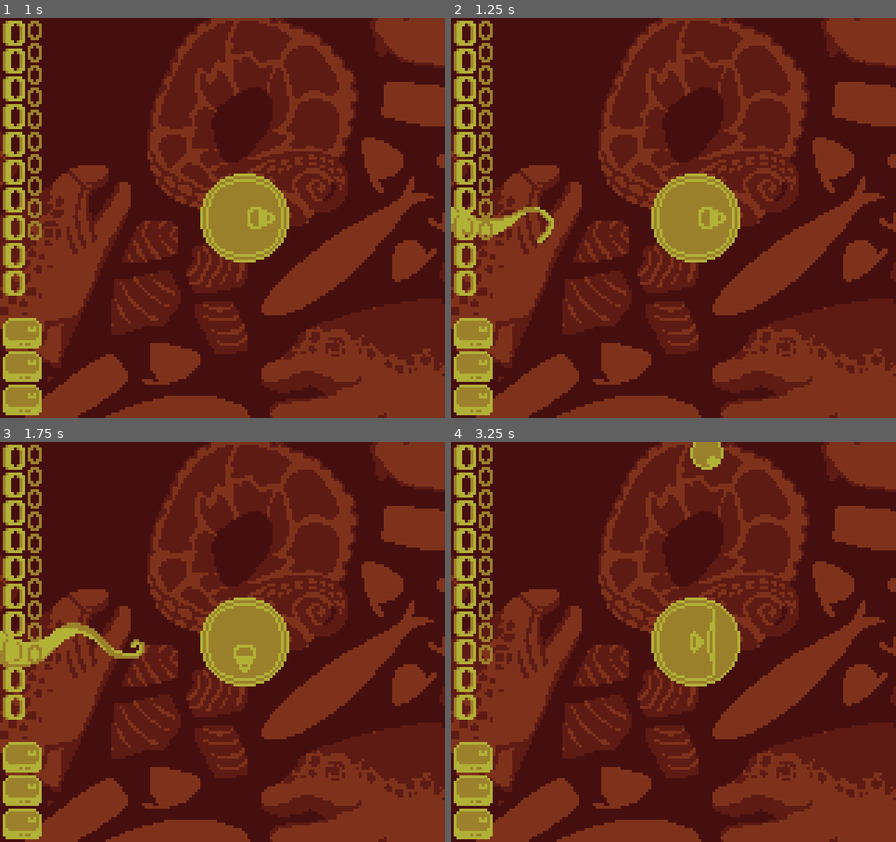
Above: before the commit, frames 1-4 (two rows, left to right).
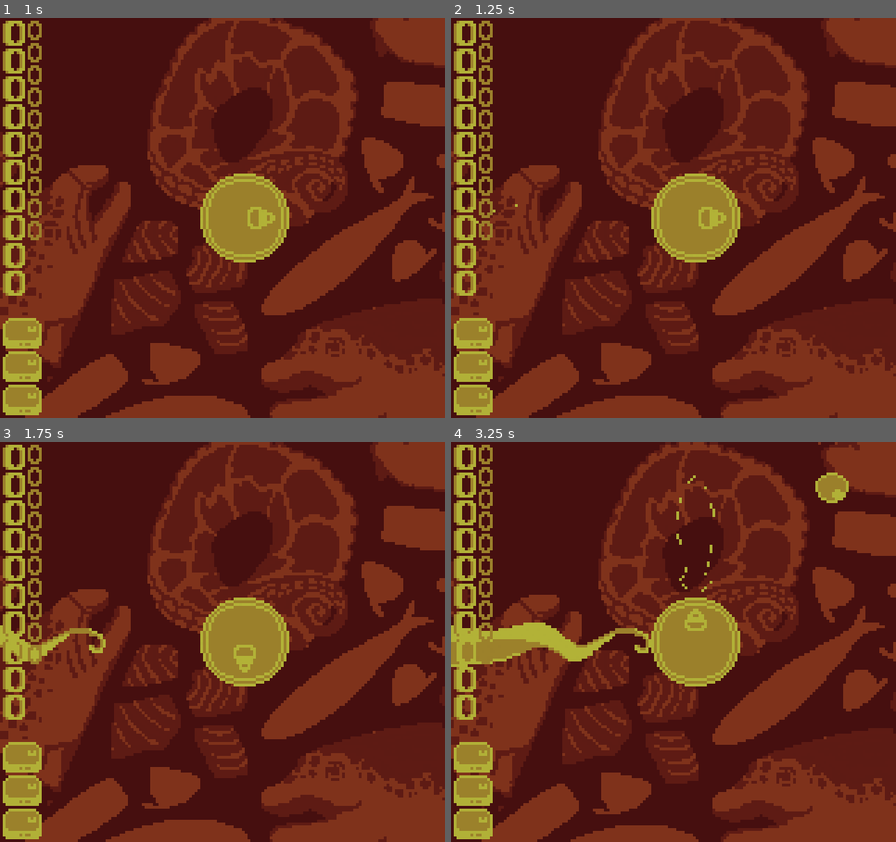
Above: after the commit, the same moments.

Repository: sym-z/gbjam-12
Game: Godot game, scene res://scenes/load_scene.tscn
Same seed, same stepped clock (60 frames per second), same inputs: the game is played once before the commit and once after it.
Inputs:
- Up to frame 1 (1 s): tap Enter (START) at 0.5 s; hold D (DPAD-RIGHT) from 0.53 s (still down); tap L (A) at 0.6 s
- Up to frame 2 (1.25 s): keep holding D (DPAD-RIGHT)
- Up to frame 3 (1.75 s): release D (DPAD-RIGHT) at 1.28 s; hold S (DPAD-DOWN) from 1.28 s (still down); tap L (A) at 1.35 s
- Up to frame 4 (3.25 s): release S (DPAD-DOWN) at 2.03 s; hold D (DPAD-RIGHT) 2.03-2.78 s; tap K (B) at 2.1 s; tap L (A) at 2.3, 3.05 s; hold W (DPAD-UP) from 2.78 s (still down); tap Shift (SELECT) at 2.85 s

Frame 1 is identical in both runs. In frame 2, 0.6% of the frame differs, in the area x 0-24%, y 46-57%; in frame 3, 0.8%; in frame 4, 18%, in the area x 0-100%, y 0-100%.

Commit message:
Tentacle birth death anim

Diff:
--- a/game-files/scenes/bad_guy.tscn
+++ b/game-files/scenes/bad_guy.tscn
@@ -1,7 +1,109 @@
-[gd_scene load_steps=21 format=3 uid="uid://d2dk6axl8a5gy"]
+[gd_scene load_steps=48 format=3 uid="uid://d2dk6axl8a5gy"]
 
 [ext_resource type="Script" path="res://scripts/bad_guy.gd" id="1_qcadk"]
 [ext_resource type="Texture2D" uid="uid://bdhxihbqpf0bw" path="res://tilesets/tentacle.png" id="2_gbfrf"]
+[ext_resource type="Texture2D" uid="uid://c7ks6jjguvf0a" path="res://tilesets/tentacle_birth.png" id="2_u4yxi"]
+[ext_resource type="Texture2D" uid="uid://dgieawg6xejc3" path="res://tilesets/tentacle_death.png" id="3_ehc4u"]
+
+[sub_resource type="AtlasTexture" id="AtlasTexture_3sulf"]
+atlas = ExtResource("2_u4yxi")
+region = Rect2(0, 0, 16, 88)
+
+[sub_resource type="AtlasTexture" id="AtlasTexture_xrnb2"]
+atlas = ExtResource("2_u4yxi")
+region = Rect2(16, 0, 16, 88)
+
+[sub_resource type="AtlasTexture" id="AtlasTexture_gkwb1"]
+atlas = ExtResource("2_u4yxi")
+region = Rect2(32, 0, 16, 88)
+
+[sub_resource type="AtlasTexture" id="AtlasTexture_dacbs"]
+atlas = ExtResource("2_u4yxi")
+region = Rect2(48, 0, 16, 88)
+
+[sub_resource type="AtlasTexture" id="AtlasTexture_fsmeg"]
+atlas = ExtResource("2_u4yxi")
+region = Rect2(64, 0, 16, 88)
+
+[sub_resource type="AtlasTexture" id="AtlasTexture_ldxj4"]
+atlas = ExtResource("2_u4yxi")
+region = Rect2(80, 0, 16, 88)
+
+[sub_resource type="AtlasTexture" id="AtlasTexture_cqahg"]
+atlas = ExtResource("2_u4yxi")
+region = Rect2(96, 0, 16, 88)
+
+[sub_resource type="AtlasTexture" id="AtlasTexture_vg2qw"]
+atlas = ExtResource("2_u4yxi")
+region = Rect2(112, 0, 16, 88)
+
+[sub_resource type="AtlasTexture" id="AtlasTexture_p7csg"]
+atlas = ExtResource("2_u4yxi")
+region = Rect2(128, 0, 16, 88)
+
+[sub_resource type="AtlasTexture" id="AtlasTexture_pk4aq"]
+atlas = ExtResource("2_u4yxi")
+region = Rect2(144, 0, 16, 88)
+
+[sub_resource type="AtlasTexture" id="AtlasTexture_ym8sc"]
+atlas = ExtResource("3_ehc4u")
+region = Rect2(0, 0, 16, 88)
+
+[sub_resource type="AtlasTexture" id="AtlasTexture_siece"]
+atlas = ExtResource("3_ehc4u")
+region = Rect2(16, 0, 16, 88)
+
+[sub_resource type="AtlasTexture" id="AtlasTexture_ry0s6"]
+atlas = ExtResource("3_ehc4u")
+region = Rect2(32, 0, 16, 88)
+
+[sub_resource type="AtlasTexture" id="AtlasTexture_weac8"]
+atlas = ExtResource("3_ehc4u")
+region = Rect2(48, 0, 16, 88)
+
+[sub_resource type="AtlasTexture" id="AtlasTexture_aus3s"]
+atlas = ExtResource("3_ehc4u")
+region = Rect2(64, 0, 16, 88)
+
+[sub_resource type="AtlasTexture" id="AtlasTexture_33eqg"]
+atlas = ExtResource("3_ehc4u")
+region = Rect2(80, 0, 16, 88)
+
+[sub_resource type="AtlasTexture" id="AtlasTexture_bh571"]
+atlas = ExtResource("3_ehc4u")
+region = Rect2(96, 0, 16, 88)
+
+[sub_resource type="AtlasTexture" id="AtlasTexture_hilrn"]
+atlas = ExtResource("3_ehc4u")
+region = Rect2(112, 0, 16, 88)
+
+[sub_resource type="AtlasTexture" id="AtlasTexture_0o2v3"]
+atlas = ExtResource("3_ehc4u")
+region = Rect2(128, 0, 16, 88)
+
+[sub_resource type="AtlasTexture" id="AtlasTexture_gowuc"]
+atlas = ExtResource("3_ehc4u")
+region = Rect2(144, 0, 16, 88)
+
+[sub_resource type="AtlasTexture" id="AtlasTexture_wdk70"]
+atlas = ExtResource("3_ehc4u")
+region = Rect2(160, 0, 16, 88)
+
+[sub_resource type="AtlasTexture" id="AtlasTexture_nfloy"]
+atlas = ExtResource("3_ehc4u")
+region = Rect2(176, 0, 16, 88)
+
+[sub_resource type="AtlasTexture" id="AtlasTexture_kmlx3"]
+atlas = ExtResource("3_ehc4u")
+region = Rect2(192, 0, 16, 88)
+
+[sub_resource type="AtlasTexture" id="AtlasTexture_wj0f1"]
+atlas = ExtResource("3_ehc4u")
+region = Rect2(208, 0, 16, 88)
+
+[sub_resource type="AtlasTexture" id="AtlasTexture_xapnm"]
+atlas = ExtResource("3_ehc4u")
+region = Rect2(224, 0, 16, 88)
 
 [sub_resource type="AtlasTexture" id="AtlasTexture_gk5tm"]
 atlas = ExtResource("2_gbfrf")
@@ -69,6 +171,91 @@
 
 [sub_resource type="SpriteFrames" id="SpriteFrames_xfng4"]
 animations = [{
+"frames": [{
+"duration": 1.0,
+"texture": SubResource("AtlasTexture_3sulf")
+}, {
+"duration": 1.0,
+"texture": SubResource("AtlasTexture_xrnb2")
+}, {
+"duration": 1.0,
+"texture": SubResource("AtlasTexture_gkwb1")
+}, {
+"duration": 1.0,
+"texture": SubResource("AtlasTexture_dacbs")
+}, {
+"duration": 1.0,
+"texture": SubResource("AtlasTexture_fsmeg")
+}, {
+"duration": 1.0,
+"texture": SubResource("AtlasTexture_ldxj4")
+}, {
+"duration": 1.0,
+"texture": SubResource("AtlasTexture_cqahg")
+}, {
+"duration": 1.0,
+"texture": SubResource("AtlasTexture_vg2qw")
+}, {
+"duration": 1.0,
+"texture": SubResource("AtlasTexture_p7csg")
+}, {
+"duration": 1.0,
+"texture": SubResource("AtlasTexture_pk4aq")
+}],
+"loop": false,
+"name": &"birth",
+"speed": 21.0
+}, {
+"frames": [{
+"duration": 1.0,
+"texture": SubResource("AtlasTexture_ym8sc")
+}, {
+"duration": 1.0,
+"texture": SubResource("AtlasTexture_siece")
+}, {
+"duration": 1.0,
+"texture": SubResource("AtlasTexture_ry0s6")
+}, {
+"duration": 1.0,
+"texture": SubResource("AtlasTexture_weac8")
+}, {
+"duration": 1.0,
+"texture": SubResource("AtlasTexture_aus3s")
+}, {
+"duration": 1.0,
+"texture": SubResource("AtlasTexture_33eqg")
+}, {
+"duration": 1.0,
+"texture": SubResource("AtlasTexture_bh571")
+}, {
+"duration": 1.0,
+"texture": SubResource("AtlasTexture_hilrn")
+}, {
+"duration": 1.0,
+"texture": SubResource("AtlasTexture_0o2v3")
+}, {
+"duration": 1.0,
+"texture": SubResource("AtlasTexture_gowuc")
+}, {
+"duration": 1.0,
+"texture": SubResource("AtlasTexture_wdk70")
+}, {
+"duration": 1.0,
+"texture": SubResource("AtlasTexture_nfloy")
+}, {
+"duration": 1.0,
+"texture": SubResource("AtlasTexture_kmlx3")
+}, {
+"duration": 1.0,
+"texture": SubResource("AtlasTexture_wj0f1")
+}, {
+"duration": 1.0,
+"texture": SubResource("AtlasTexture_xapnm")
+}],
+"loop": false,
+"name": &"death",
+"speed": 21.0
+}, {
 "frames": [{
 "duration": 1.0,
 "texture": SubResource("AtlasTexture_gk5tm")
@@ -133,7 +320,8 @@
 [node name="AnimatedSprite2D" type="AnimatedSprite2D" parent="."]
 position = Vector2(0, 35)
 sprite_frames = SubResource("SpriteFrames_xfng4")
-autoplay = "default"
+animation = &"birth"
+autoplay = "birth"
 
 [node name="Hit Box" type="Area2D" parent="." groups=["Enemies"]]
 
--- a/game-files/scripts/bad_guy.gd
+++ b/game-files/scripts/bad_guy.gd
@@ -24,25 +24,30 @@
 
 ## Which gate they spawn at
 var gate : int
+
+## Handles pause for spawn animation
+var CAN_MOVE : bool = false
 func _ready():
 	pass
 
 func _process(delta):
-	move(delta)
+	if !player.dead and CAN_MOVE:
+		move(delta)
 
 func move(delta):
-	if !player.dead:
-		position += ((speed * direction) * delta)
+	position += ((speed * direction) * delta)
 
 func destroy(killed):
-	if(killed):
+	if(killed) and CAN_MOVE:
 		print(Globals.KILLS)
 		if Globals.KILLS % difficulty_tick == 0 and Globals.KILLS != 0 and Globals.CAN_CHANGE: # Every tenth kill,
 			Globals.raise_difficulty(delta_score)
 		Globals.SCORE = Globals.SCORE + score_value + Globals.SCORE_BUFF
 		print("Score: ", Globals.SCORE)
 		Globals.filled_gates[gate] = 0
-	queue_free()
+		sprite.animation = 'death'
+		sprite.play()
+
 
 func hurt(dam):
 	health -= dam
@@ -61,7 +66,16 @@
 			rotation_degrees = 270
 
 func _on_animated_sprite_2d_animation_finished():
-	if sprite.frame == 15:
-		sprite.play_backwards()
-	else:
-		sprite.play()
+	match sprite.animation:
+		'default':
+			if sprite.frame == 15:
+				sprite.play_backwards()
+			else:
+				sprite.play()
+		'birth':
+			# TODO can_move = true
+			CAN_MOVE = true
+			sprite.animation = 'default'
+		'death':
+			# TODO allow sprite to delete
+			queue_free()
Binary file added: game-files/tilesets/eyeball_birth.png
Not shown, added: game-files/tilesets/eyeball_birth.png.import
Binary file added: game-files/tilesets/head_birth.png
Not shown, added: game-files/tilesets/head_birth.png.import
Binary file added: game-files/tilesets/head_death.png
Not shown, added: game-files/tilesets/head_death.png.import
Binary file added: game-files/tilesets/tentacle_birth.png
Not shown, added: game-files/tilesets/tentacle_birth.png.import
Binary file added: game-files/tilesets/tentacle_death.png
Not shown, added: game-files/tilesets/tentacle_death.png.import
Not shown, changed: .DS_Store
